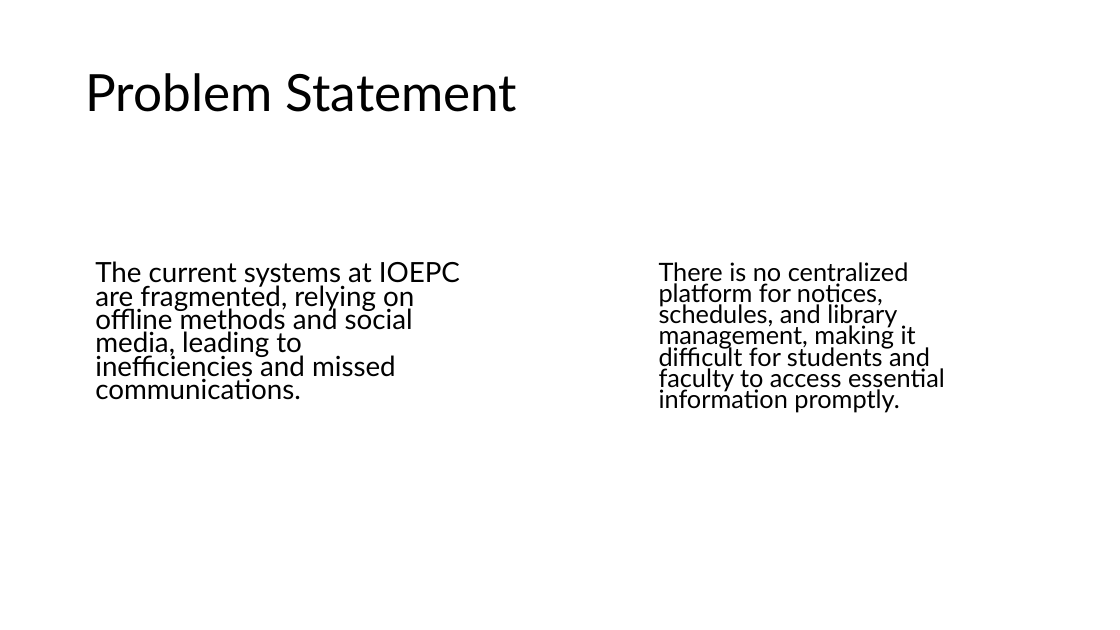
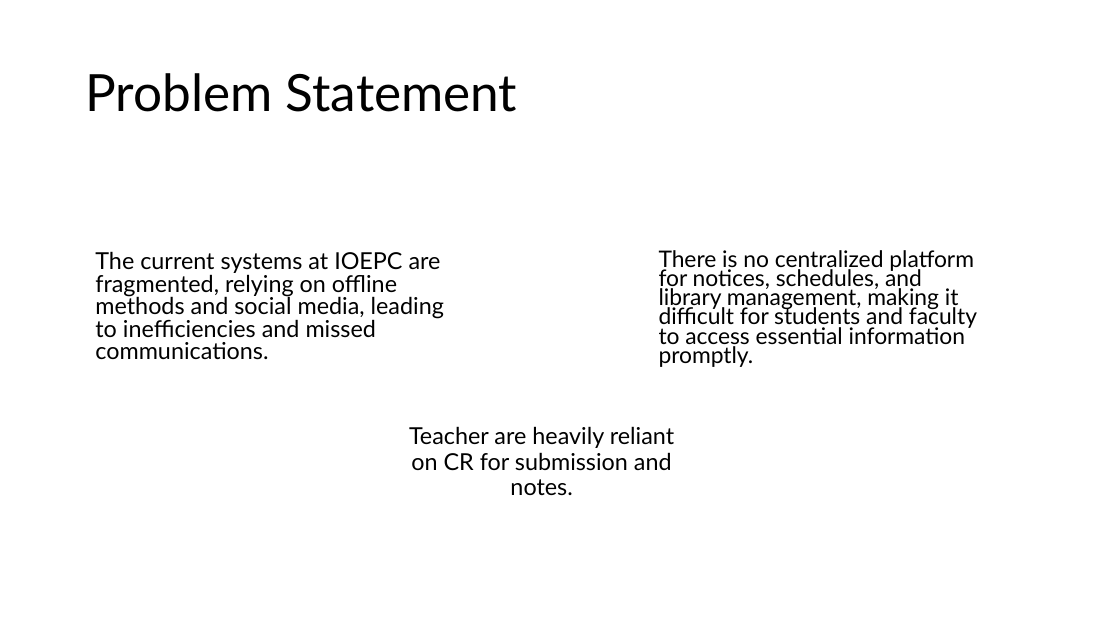
Before and after one commit to Payre/campus-connect, a slide deck: slide 3 of Proposal/DEVELOPMENT OF A COMPREHENSIVE MOBILE APPLICATION FOR.pptx. Drawn at 1120x630 pixels with LibreOffice and Linux fonts; fonts in the diff are those of the drawing. Boxes give left, top, right and bottom in pixels: in the first picture for what was removed or moved away, otherwise in the second. Text is boxed around its words. In the diff, an @@ line names an element or a change of style, - is before the commit and + after.

Commit message:
change

```diff
--- a/Proposal/DEVELOPMENT OF A COMPREHENSIVE MOBILE APPLICATION FOR.pptx
+++ b/Proposal/DEVELOPMENT OF A COMPREHENSIVE MOBILE APPLICATION FOR.pptx
@@ text "The current systems at IOEPC ...": place and size @@
-text "The current systems at IOEPC ..." at (95,261,460,400)
+text "The current systems at IOEPC ..." at (95,251,444,360)
@@ text "The current systems at IOEPC ..." at (95,251,444,360): size 23.8 to 20 pt; line spacing 0.7 to 0.8 @@
@@ text "There is no centralized platform ...": place and size @@
-text "There is no centralized platform ..." at (659,262,945,413)
+text "There is no centralized platform ..." at (659,250,977,367)
@@ text "There is no centralized platform ..." at (659,250,977,367): size 21.7 to 19.6 pt @@
@@ text added at (409,426,674,496), 20 pt, text #000000 @@
+Teacher are heavily reliant on CR for submission and notes.
```
Also in this commit, not shown: 1 other slide changed.
